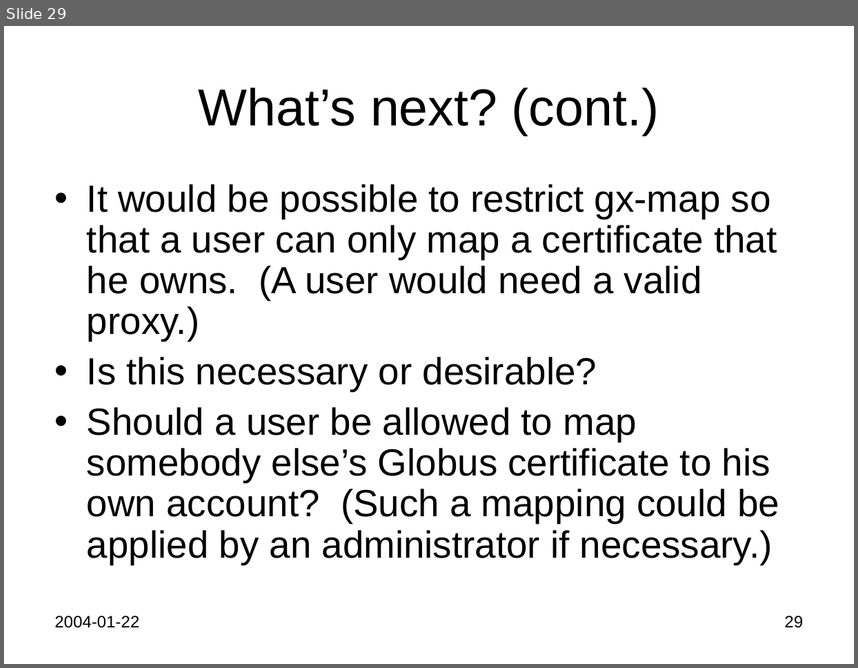
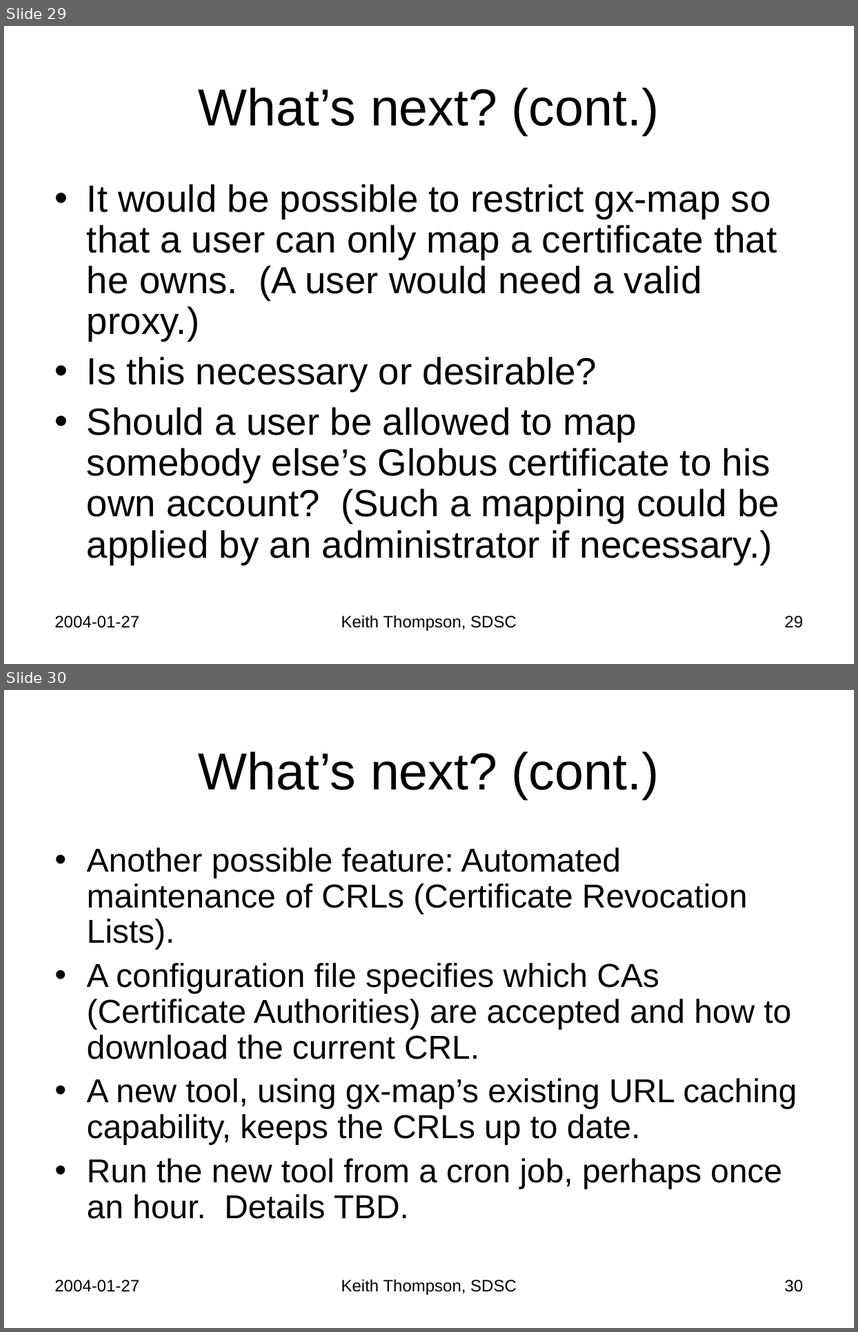
Before and after one commit to Keith-S-Thompson/gx-map, a slide deck: gx-map.ppt. Shown one above the other, each under a label of ours: slide 29 before the commit, slides 29 and 30 after it. The pictures are 858x668 and 858x1332 pixels, drawn with LibreOffice and Linux fonts; fonts in the diff are those of the drawing. Boxes give left, top, right and bottom in pixels: in the first picture for what was removed or moved away, otherwise in the second. Text is boxed around its words. In the diff, an @@ line names an element or a change of style, - is before the commit and + after.

```diff
--- a/gx-map.ppt
+++ b/gx-map.ppt
@@ slide 30 added at bbox=[4, 690, 854, 1328], background #FFFFFF @@
@@ title added at bbox=[199, 751, 659, 799], 44 pt, text #000000 @@
+What’s next? (cont.)
@@ text added at bbox=[87, 847, 797, 1219], 28 pt, text #000000 @@
+• Another possible feature: Automated maintenance of CRLs (Certificate Revocation Lists).
+• A configuration file specifies which CAs (Certificate Authorities) are accepted and how to download the current CRL.
+• A new tool, using gx-map’s existing URL caching capability, keeps the CRLs up to date.
+• Run the new tool from a cron job, perhaps once an hour. Details TBD.
@@ text added at bbox=[55, 1279, 140, 1292], 14 pt, text #000000 @@
+2004-01-27
@@ text added at bbox=[341, 1279, 517, 1294], 14 pt, text #000000 @@
+Keith Thompson, SDSC
@@ page number added at bbox=[784, 1279, 803, 1292], 14 pt, text #000000 @@
+30
@@ slide 29 changed as well @@
@@ text at bbox=[55, 615, 140, 628]: text changed @@
-2004-01-22
+2004-01-27
@@ text added at bbox=[341, 615, 517, 630], 14 pt, text #000000 @@
+Keith Thompson, SDSC
```
Also in this commit, not shown: 29 other slides changed.
